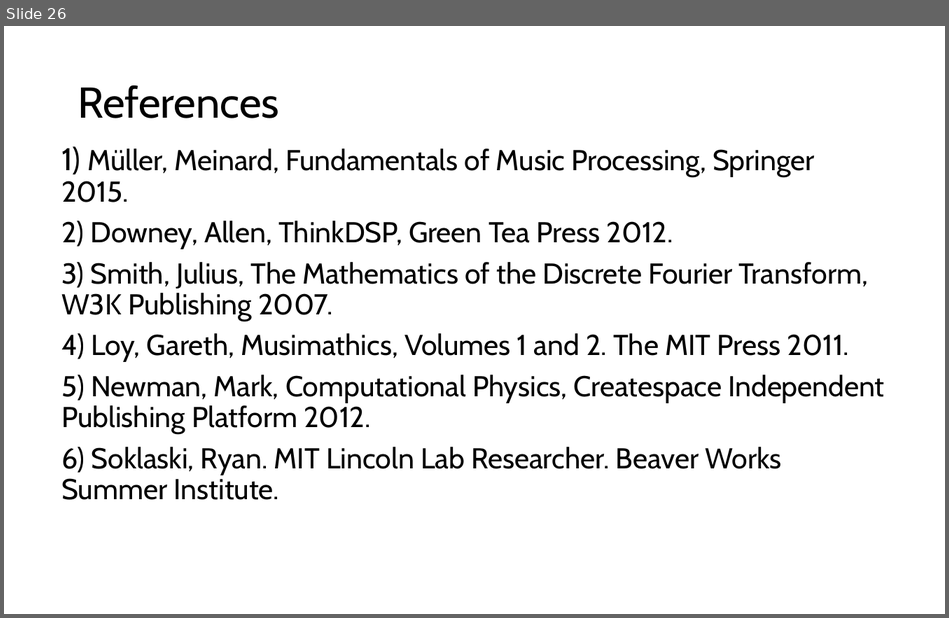
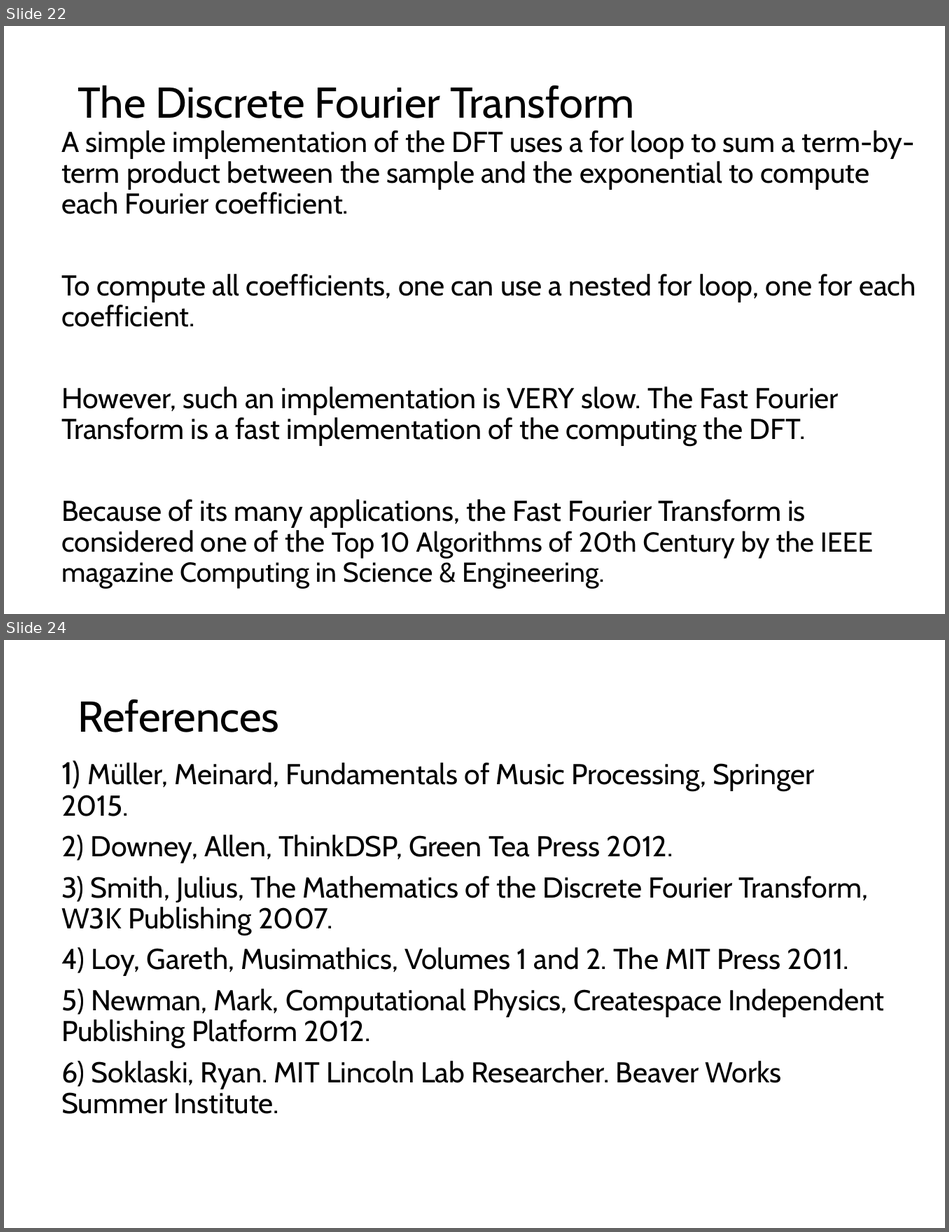
Before and after one commit to LongBaoNguyen/longbaonguyen.github.io, a slide deck: courses/apcsp/lect17.pptx. Shown one above the other, each under a label of ours: slide 26 before the commit, slides 22 and 24 after it; the slides between them are not shown. The pictures are 949x618 and 949x1232 pixels, drawn with LibreOffice and Linux fonts; fonts in the diff are those of the drawing; background and template pictures are left out. Boxes give left, top, right and bottom in pixels: in the first picture for what was removed or moved away, otherwise in the second. Text is boxed around its words. In the diff, an @@ line names an element or a change of style, - is before the commit and + after.

```diff
--- a/courses/apcsp/lect17.pptx
+++ b/courses/apcsp/lect17.pptx
@@ slide 22 added at (4,26,945,614), background picture (left out) @@
@@ title added at (78,85,635,118), 33 pt, text #000000 @@
+The Discrete Fourier Transform
@@ text added at (61,130,916,589), 22 pt, text #000000 @@
+A simple implementation of the DFT uses a for loop to sum a term-by-term product between the sample and the exponential to compute each Fourier coefficient.
+To compute all coefficients, one can use a nested for loop, one for each coefficient.
+However, such an implementation is VERY slow. The Fast Fourier Transform is a fast implementation of the computing the DFT.
+Because of its many applications, the Fast Fourier Transform is considered one of the Top 10 Algorithms of 20th Century by the IEEE magazine Computing in Science & Engineering.
@@ what was slide 26 is now slide 24 @@
```
Also in this commit, not shown: 1 slide changed, 20 other slides added, 23 slides removed, 7 other files.
